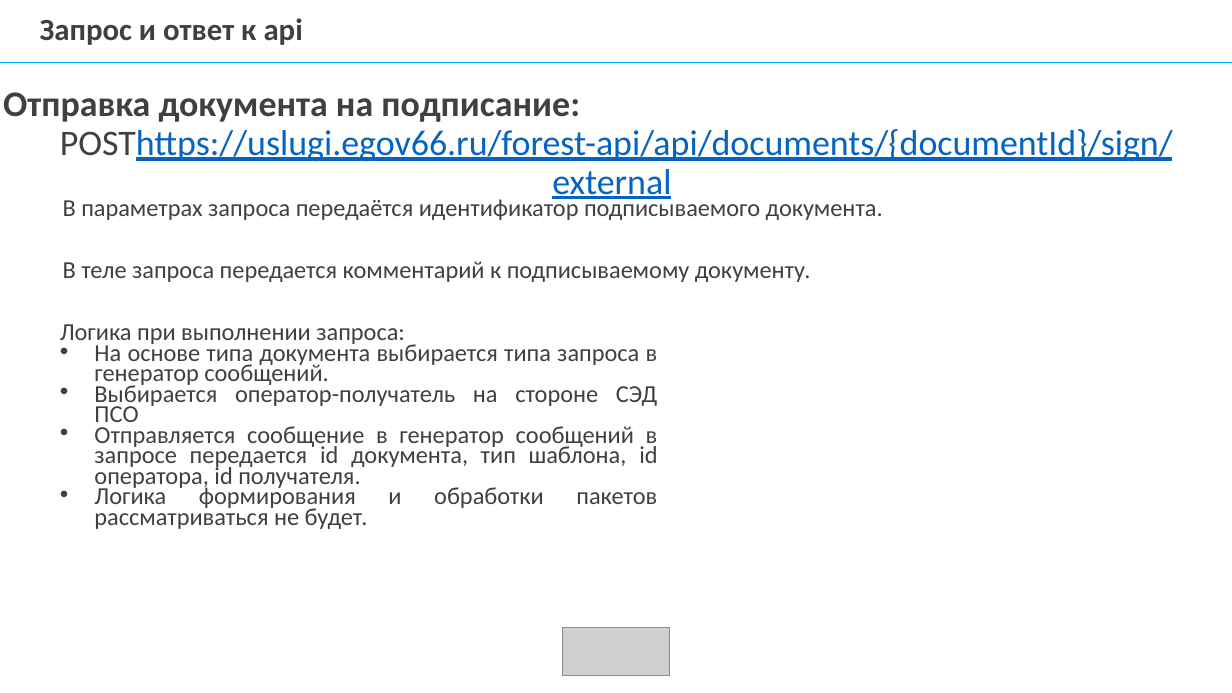
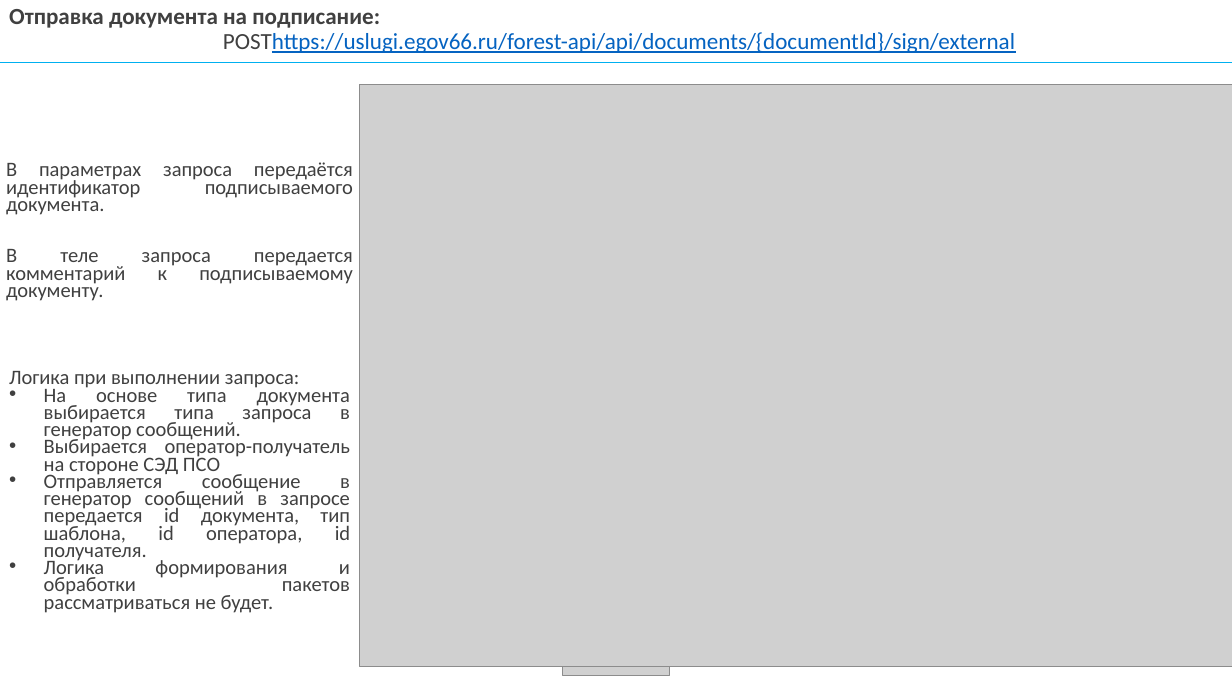
Before and after one commit to mcdodik20008/docs, a slide deck: slide 15 of Презентация диплома.pptx (slide 14 before the commit). Drawn at 1232x693 pixels with LibreOffice and Linux fonts; fonts in the diff are those of the drawing; grey boxes stand for pictures; background and template pictures are left out. Boxes give left, top, right and bottom in pixels: in the first picture for what was removed or moved away, otherwise in the second. Text is boxed around its words. In the diff, an @@ line names an element or a change of style, - is before the commit and + after.

```diff
--- a/Презентация диплома.pptx
+++ b/Презентация диплома.pptx
@@ text "Отправка документа на подписание:": place and size @@
-text "Отправка документа на подписание:" at (3, 92, 1173, 199)
+text "Отправка документа на подписание:" at (9, 9, 1015, 53)
@@ text "Отправка документа на подписание:" at (9, 9, 1015, 53): size 28 to 18 pt; text colour #646464 to #404040 in "Отправка документа на подписание:", "POSThttps://uslugi.egov66.ru/forest-api/api/documents/{docum ..." @@
@@ text removed at (40, 18, 303, 45) @@
-Запрос и ответ к api
@@ picture added at (360, 85, 1232, 667) @@
@@ text "В параметрах запроса передаётся идентификатор ..." at (6, 162, 353, 301): size 19 to 16 pt, text colour #646464 to #404040 @@
@@ text "В параметрах запроса передаётся идентификатор ...": place and size @@
-text "В параметрах запроса передаётся идентификатор ..." at (63, 197, 883, 282)
+text "В параметрах запроса передаётся идентификатор ..." at (6, 162, 353, 301)
@@ text "Логика при выполнении запроса:": place and size @@
-text "Логика при выполнении запроса:" at (60, 324, 658, 529)
+text "Логика при выполнении запроса:" at (9, 371, 350, 613)
@@ text "Логика при выполнении запроса:" at (9, 371, 350, 613): size 19 to 16 pt, text colour #646464 to #404040 @@
```
Also in this commit, not shown: 14 other slides changed, 4 slides added, 3 slides removed, 4 other files.
